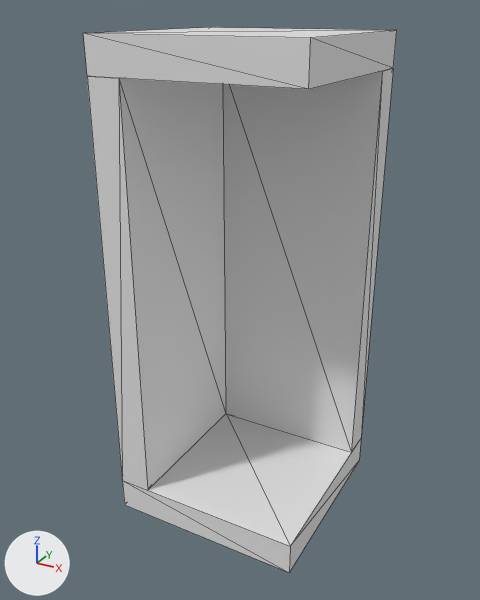
The glTF model assets/Module_Blocky/SM_WallCorner_In_1x2_01a.glb, before and after one commit.
Camera for both pictures: a camera (50 mm lens) standing at (2.15, -2.7, 2.81) and looking at (0.37, 0.55, 1.19). Every picture has the same lights, and +X, +Y and +Z are marked at lower left. Mesh edges are drawn as thin lines. Where no turn or scale is listed for an object, it has been applied to the vertices. Vertices at the same position are counted once.

Script lines for the objects in view, before the commit:
```python
me_cube_040 = bpy.data.meshes.new('Cube.040')
me_cube_040.from_pydata(...)  # 32 vertices, 52 faces; spans x -0.2..1.0, y 0.0..1.2, z -0.2..2.7
ob_sm_wallcorner_in_1x2_01a = bpy.data.objects.new('SM_WallCorner_In_1x2_01a', me_cube_040)
ob_sm_wallcorner_in_1x2_01a.location = (0.0, 0.0, 0.0)
```
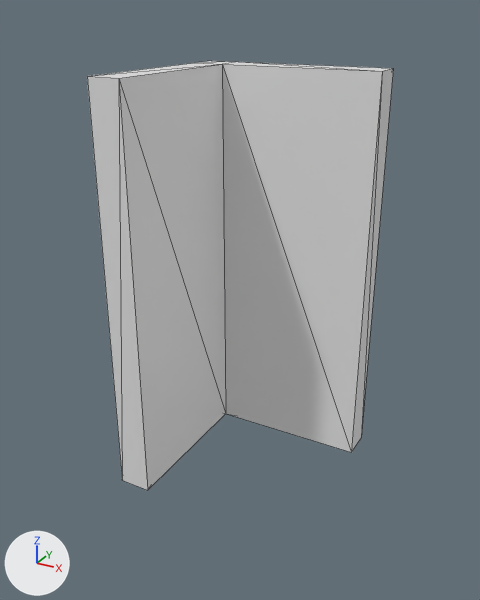
Location of each change, (x1, y1, x2, y2) in pixels of the pictures (480 x 600 px):
'SM_WallCorner_In_1x2_01a', reshaped (21% shorter)
    before: (83, 27, 397, 573)
    after: (87, 61, 393, 490)
part 1 of me_cube_040, deleted
    before: (83, 27, 397, 89)
part 2 of me_cube_040, cut back
    before: (87, 69, 393, 573)
    after: (87, 69, 393, 490)

Diff of the bpy script that builds the scene:
```diff
--- a/assets/Module_Blocky/SM_WallCorner_In_1x2_01a.glb.py
+++ b/assets/Module_Blocky/SM_WallCorner_In_1x2_01a.glb.py
@@ me_cube_040 @@
 # used by ob_sm_wallcorner_in_1x2_01a; location = (0.0, 0.0, 0.0)
-me_cube_040.from_pydata(...)  # 32 vertices, 52 faces; spans x -0.2..1.0, y 0.0..1.2, z -0.2..2.7
+me_cube_040.from_pydata(...)  # 16 vertices, 28 faces; spans x -0.2..1.0, y 0.0..1.2, z 0.0..2.5
+# me_cube_040 part 1: the loose piece of 8 vertices spanning x -0.2..1.0, y 0.0..1.2, z 2.5..2.7 is deleted
+# me_cube_040 part 2
+# 8 vertices are removed from x -0.2..1.0, y 0.0..1.2, z -0.2..0.0
+# 26 faces are deleted
+# 14 new faces join them
```
